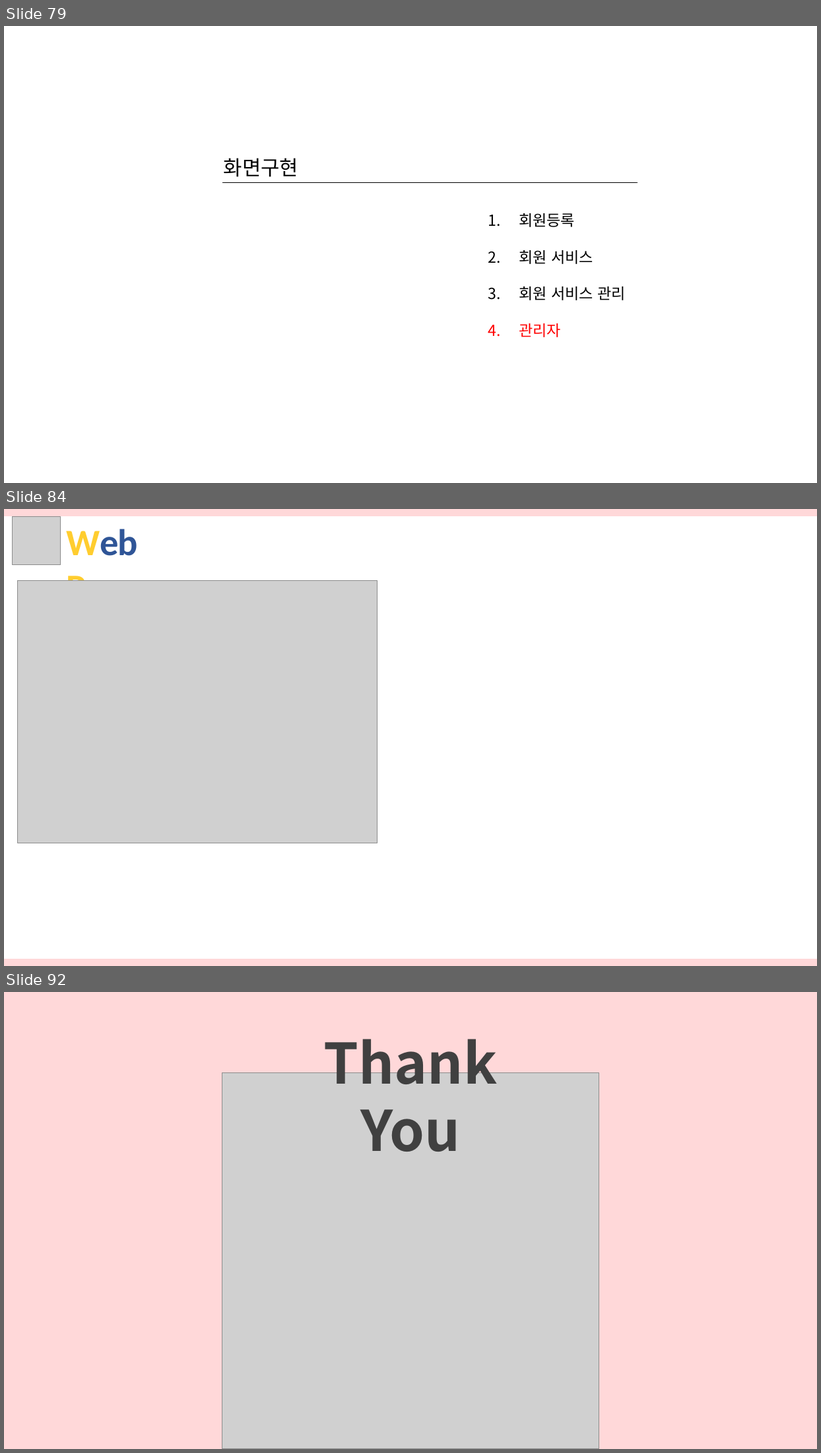
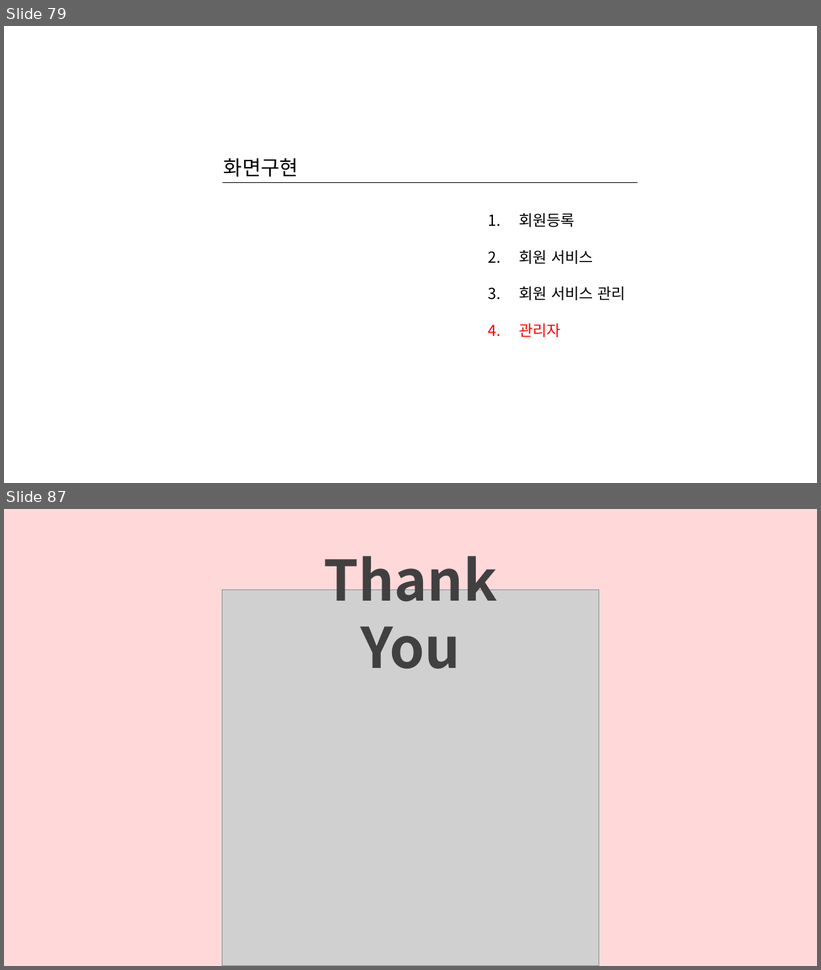
Before and after one commit to hhsw07/ezen-academy-projects, a slide deck: 발표자료/3차/반려동물관리서비스.pptx. Shown one above the other, each under a label of ours: slides 79, 84 and 92 before the commit, slides 79 and 87 after it; the slides between them are not shown. The pictures are 821x1453 and 821x970 pixels, drawn with LibreOffice and Linux fonts; fonts in the diff are those of the drawing; grey boxes stand for pictures. Boxes give left, top, right and bottom in pixels: in the first picture for what was removed or moved away, otherwise in the second. Text is boxed around its words. In the diff, an @@ line names an element or a change of style, - is before the commit and + after.

```diff
--- a/발표자료/3차/반려동물관리서비스.pptx
+++ b/발표자료/3차/반려동물관리서비스.pptx
@@ slide 84 removed at (4,509,817,966), background #FFFFFF @@
@@ rectangle removed at (4,509,817,516) @@
@@ picture removed at (13,517,61,565) @@
@@ text removed at (66,529,138,581) @@
-Web Page
@@ picture removed at (17,580,378,843) @@
@@ rectangle removed at (4,959,817,966) @@
@@ what was slide 92 is now slide 87 @@
```
Also in this commit, not shown: 2 slides changed, 2 slides added, 6 other slides removed.
